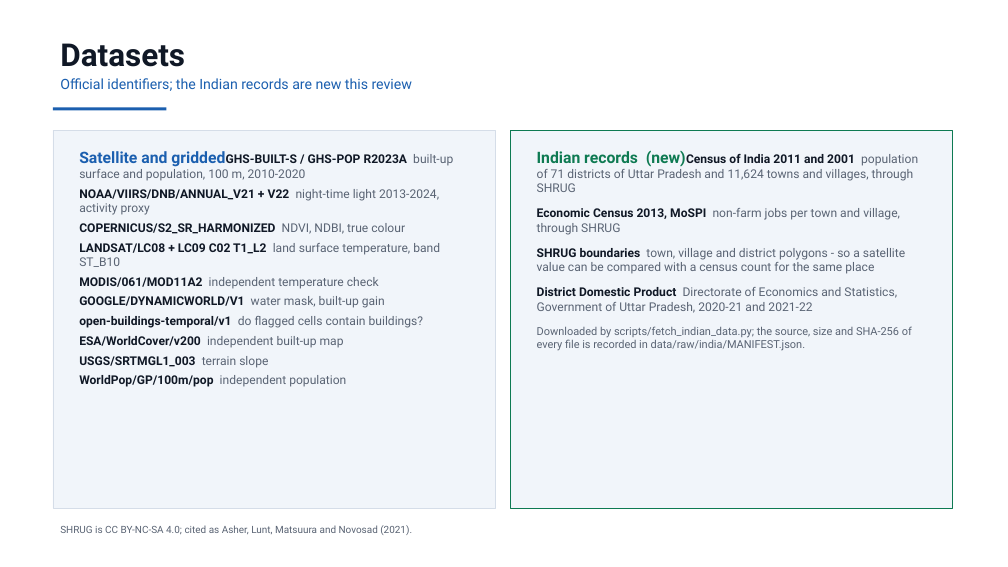
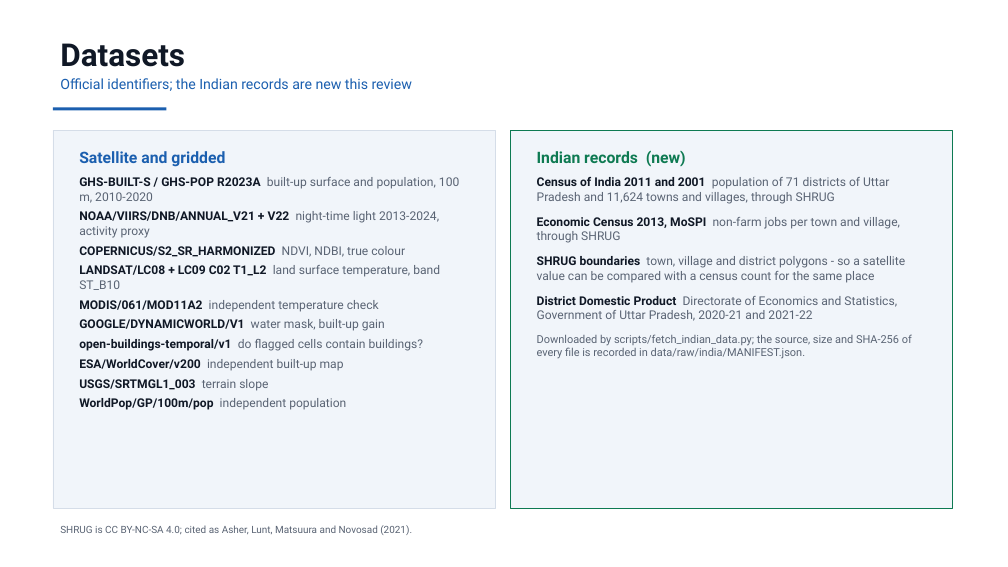
Before and after one commit to Preygle/satellite-ecomony-predection, a slide deck: slide 5 of docs/Review3_Presentation.pptx. Drawn at 1008x567 pixels with LibreOffice and Linux fonts; fonts in the diff are those of the drawing. Boxes give left, top, right and bottom in pixels: in the first picture for what was removed or moved away, otherwise in the second. Text is boxed around its words. In the diff, an @@ line names an element or a change of style, - is before the commit and + after.

```diff
--- a/docs/Review3_Presentation.pptx
+++ b/docs/Review3_Presentation.pptx
@@ text at <box>79,151,459,203</box>: text changed @@
-Satellite and griddedGHS-BUILT-S / GHS-POP R2023A built-up surface and population, 100 m, 2010-2020
+Satellite and gridded
+GHS-BUILT-S / GHS-POP R2023A built-up surface and population, 100 m, 2010-2020
@@ text at <box>537,150,889,204</box>: text changed @@
-Indian records (new)Census of India 2011 and 2001 population of 71 districts of Uttar Pradesh and 11,624 towns and villages, through SHRUG
+Indian records (new)
+Census of India 2011 and 2001 population of 71 districts of Uttar Pradesh and 11,624 towns and villages, through SHRUG
```
Also in this commit, not shown: 2 other slides changed, 2 other files.
